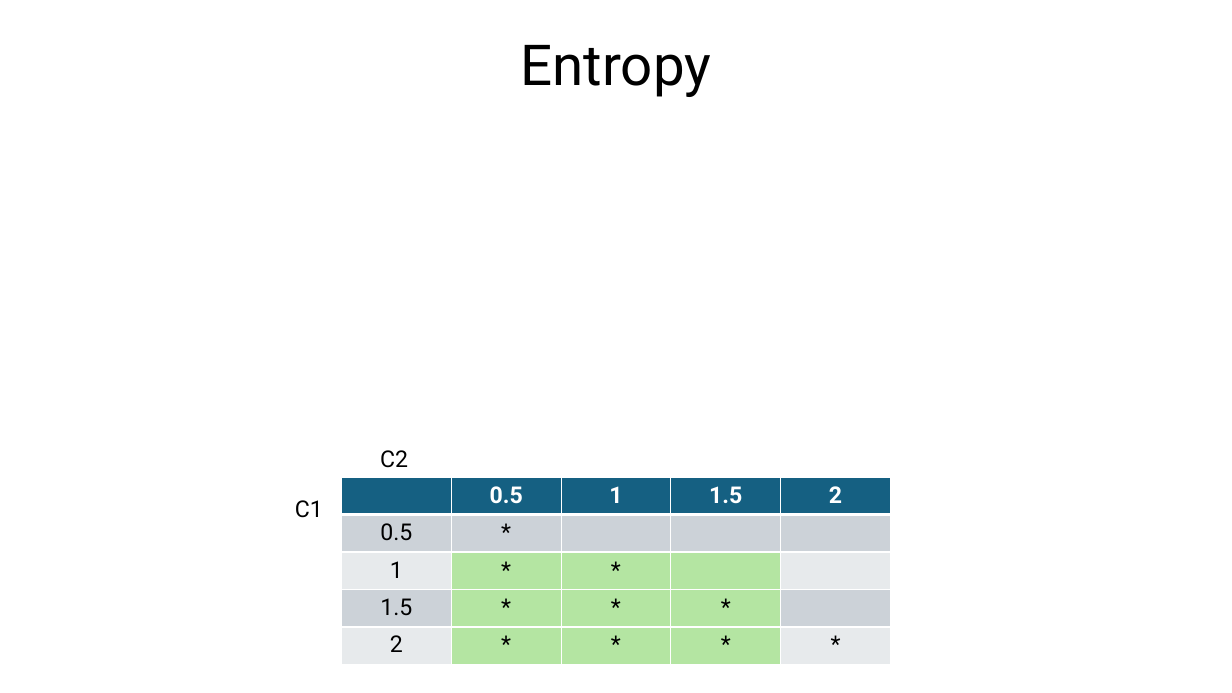
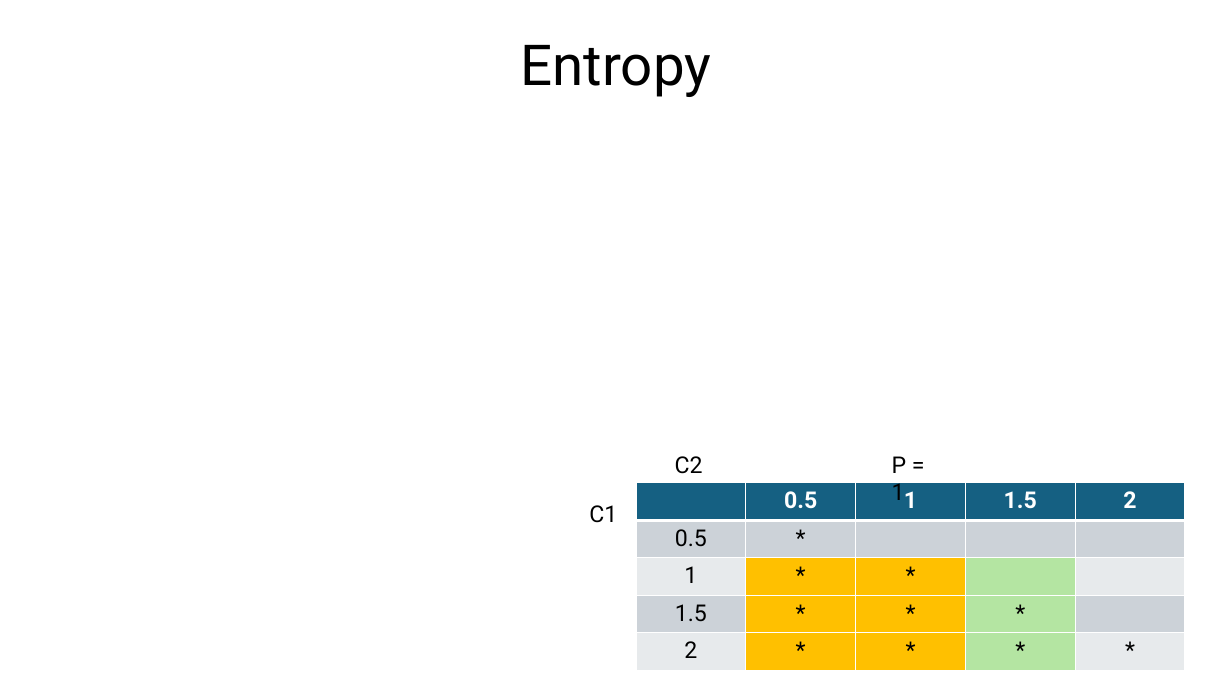
Before and after one commit to sohrabnamazinia/Personalized-Top-K-Set-Queries, a slide deck: slide 26 of rankingwithLLM.pptx. Drawn at 1232x693 pixels with LibreOffice and Linux fonts; fonts in the diff are those of the drawing; grey boxes stand for pictures. Boxes give left, top, right and bottom in pixels: in the first picture for what was removed or moved away, otherwise in the second. Text is boxed around its words. In the diff, an @@ line names an element or a change of style, - is before the commit and + after.

```diff
--- a/rankingwithLLM.pptx
+++ b/rankingwithLLM.pptx
@@ text added at bbox=[892, 456, 907, 500], 18 pt, text #000000 @@
+P = 1
@@ 2 texts, 1 table: place and size @@
-2 texts, 1 table at bbox=[295, 450, 892, 665]
+2 texts, 1 table at bbox=[589, 456, 1186, 671]
@@ table at bbox=[636, 483, 1186, 671] @@
@@ fill #B4E5A2 to #FFC000 in 6 cells @@
```
Also in this commit, not shown: 1 other slide changed, 1 other file.
